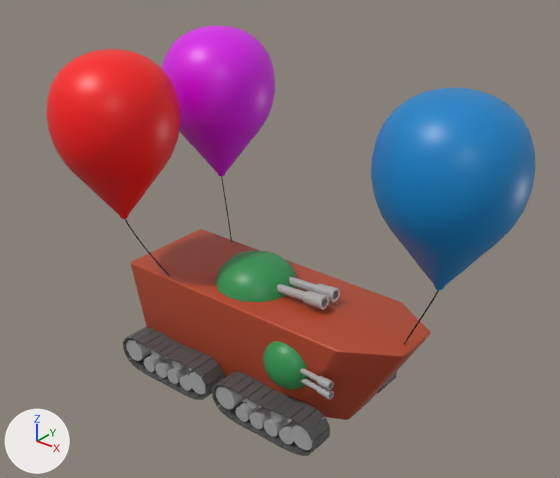
The FBX model PVT/Assets/Prefabs/truck.fbx as it was, and as the next commit left it.
Camera for both pictures: a 50 mm camera at (20.3, -25.3, 20.8) aimed at (0.0, 0.0, 5.1). The axes (+X, +Y, +Z) are drawn at lower left. The lights are the same throughout. Where no turn or scale is listed for an object, it has been applied to the vertices.
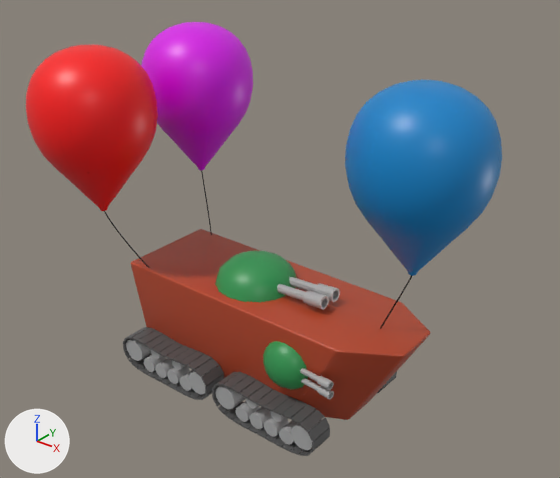
Commit message: Fix truck

Patch to the scene script:
```diff
--- a/PVT/Assets/Prefabs/truck.fbx.py
+++ b/PVT/Assets/Prefabs/truck.fbx.py
@@ ob_sphere_005 @@
 ob_sphere_005 = bpy.data.objects.new('Sphere.005', me_sphere_005)
-ob_sphere_005.location = (-6.73, -3.48, 10.73)
+ob_sphere_005.location = (-8.18, -3.52, 10.76)
@@ ob_beziercurve_001 @@
 ob_beziercurve_001 = bpy.data.objects.new('BezierCurve.001', me_beziercurve_001)
-ob_beziercurve_001.location = (8.5, -0.41, 5.76)
+ob_beziercurve_001.location = (7.05, 0.0, 5.73)
@@ ob_beziercurve @@
 ob_beziercurve = bpy.data.objects.new('BezierCurve', me_beziercurve)
-ob_beziercurve.location = (-6.93, 3.58, 5.63)
+ob_beziercurve.location = (-8.38, 3.53, 5.65)
@@ ob_sphere_004 @@
 ob_sphere_004 = bpy.data.objects.new('Sphere.004', me_sphere_004)
-ob_sphere_004.location = (8.42, -0.41, 10.87)
+ob_sphere_004.location = (6.97, 0.0, 10.84)
@@ ob_sphere_003 @@
 ob_sphere_003 = bpy.data.objects.new('Sphere.003', me_sphere_003)
-ob_sphere_003.location = (-6.87, 3.53, 10.73)
+ob_sphere_003.location = (-8.32, 3.49, 10.76)
@@ ob_beziercurve_002 @@
 ob_beziercurve_002 = bpy.data.objects.new('BezierCurve.002', me_beziercurve_002)
-ob_beziercurve_002.location = (-6.8, -3.52, 5.63)
+ob_beziercurve_002.location = (-8.25, -3.56, 5.65)
```

Boxes (x1, y1, x2, y2) around the edits, measured in the pictures (560 x 478 px):
'Sphere.004', moved: before (371, 88, 536, 290); after (345, 80, 502, 276)
'Sphere.005', moved: before (46, 49, 181, 219); after (26, 45, 158, 211)
'Sphere.003', moved: before (162, 26, 275, 177); after (141, 22, 253, 170)
'BezierCurve.001', moved: before (404, 290, 439, 344); after (380, 275, 412, 329)
'BezierCurve.002', moved: before (125, 219, 170, 276); after (104, 211, 150, 268)
'BezierCurve', moved: before (221, 177, 232, 242); after (201, 170, 212, 235)
